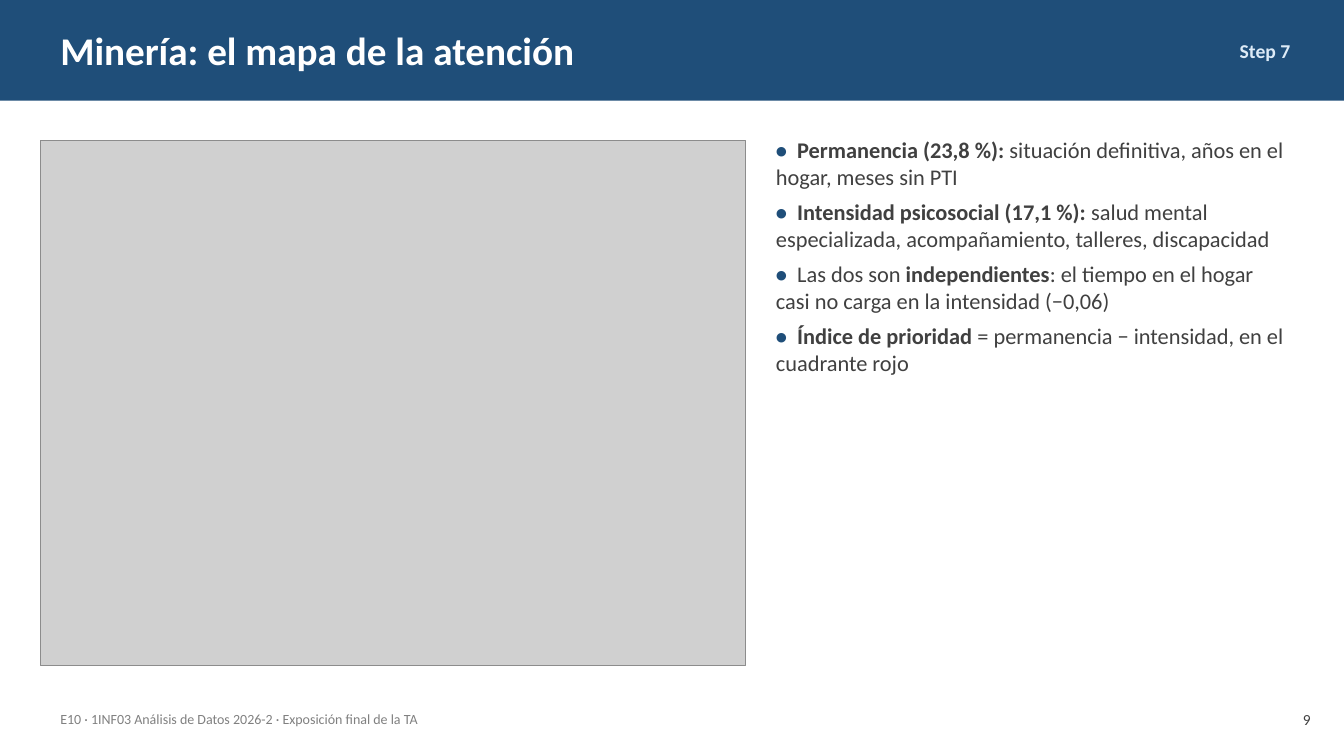
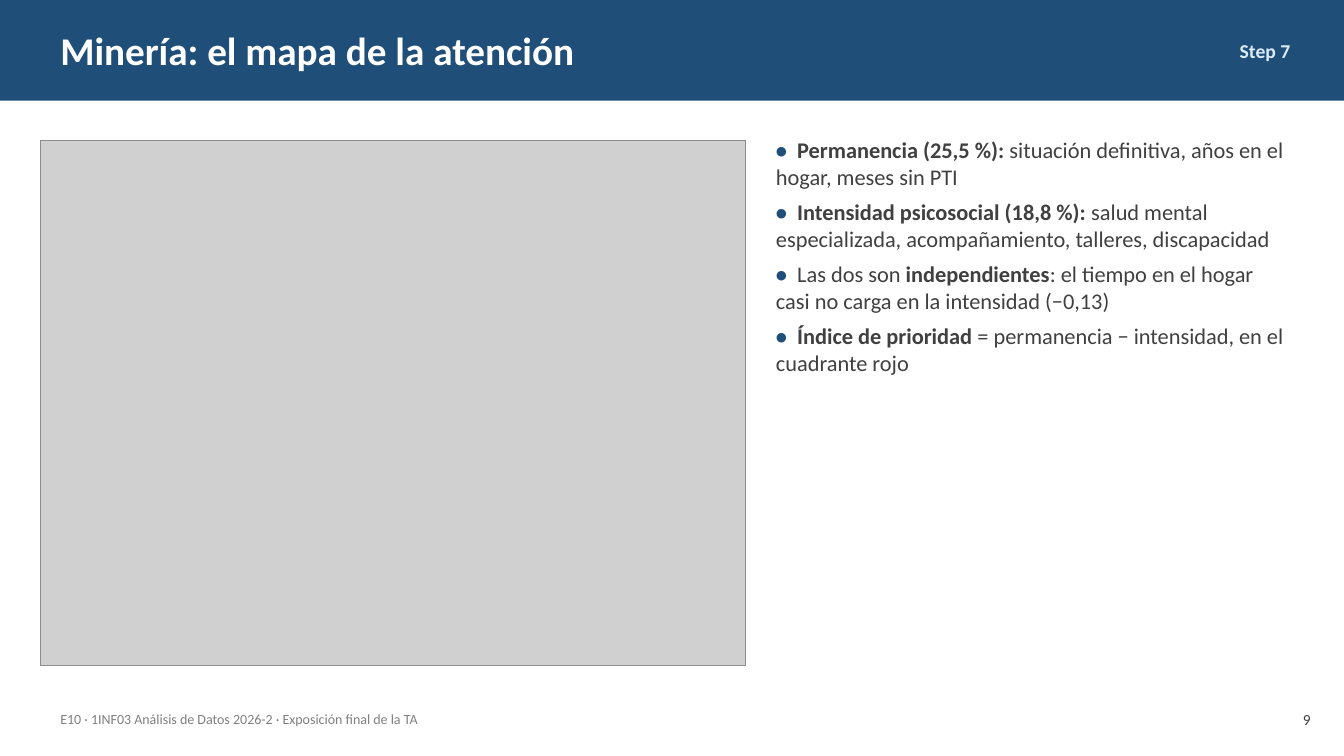
Before and after one commit to AlejandroHancco/TA_Analisis_Datos, a slide deck: slide 9 of entregables/Presentacion_Final_TA_E10.pptx. Drawn at 1344x756 pixels with LibreOffice and Linux fonts; fonts in the diff are those of the drawing; grey boxes stand for pictures. Boxes give left, top, right and bottom in pixels: in the first picture for what was removed or moved away, otherwise in the second. Text is boxed around its words. In the diff, an @@ line names an element or a change of style, - is before the commit and + after.

Commit message:
Análisis principal con NNA de 6 a 19 años
Los servicios que registra la ficha (salud mental, psicoterapia, talleres) no aplican
a los menores de 6, que aparecían como 'sin atención'. El PCA con 6-19 años mantiene
las dos dimensiones, más fuertes (44,3 %) y estables (Tucker 0,93/0,88); la lista de
prioridad queda en 33 NNA (22 estables, 5 para vigilar). Steps 4-9, presentación,
ficha técnica y README actualizados.

```diff
--- a/entregables/Presentacion_Final_TA_E10.pptx
+++ b/entregables/Presentacion_Final_TA_E10.pptx
@@ text at (776,141,1283,313): text changed @@
-• Permanencia (23,8 %): situación definitiva, años en el hogar, meses sin PTI
-• Intensidad psicosocial (17,1 %): salud mental especializada, acompañamiento, talleres, discapacidad
-• Las dos son independientes: el tiempo en el hogar casi no carga en la intensidad (−0,06)
+• Permanencia (25,5 %): situación definitiva, años en el hogar, meses sin PTI
+• Intensidad psicosocial (18,8 %): salud mental especializada, acompañamiento, talleres, discapacidad
+• Las dos son independientes: el tiempo en el hogar casi no carga en la intensidad (−0,13)
```
Also in this commit, not shown: 11 other slides changed, 33 other files.
